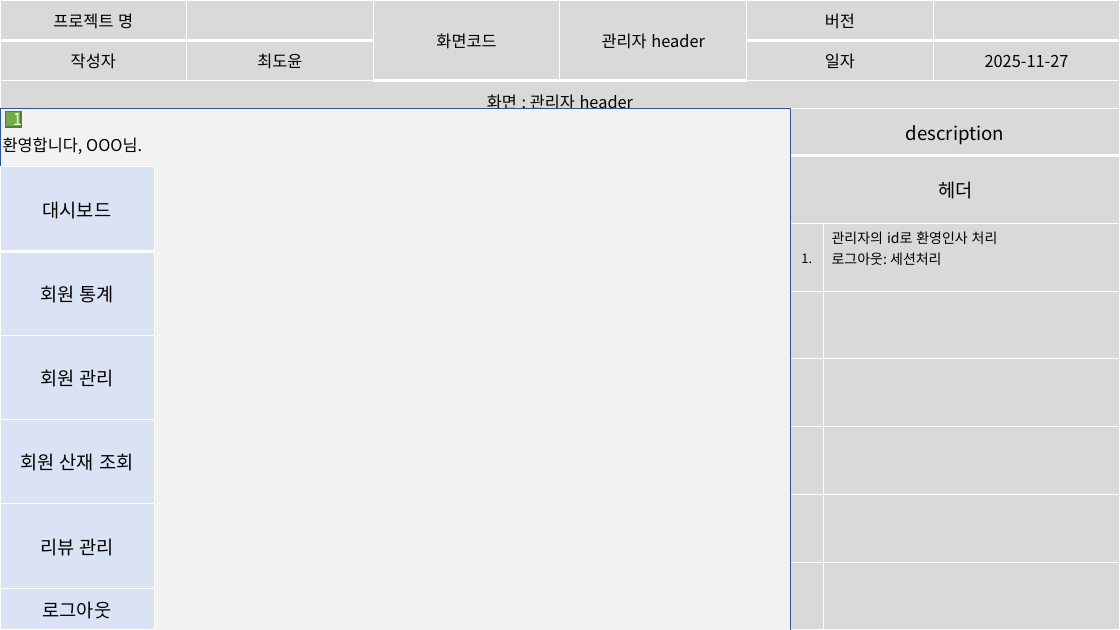
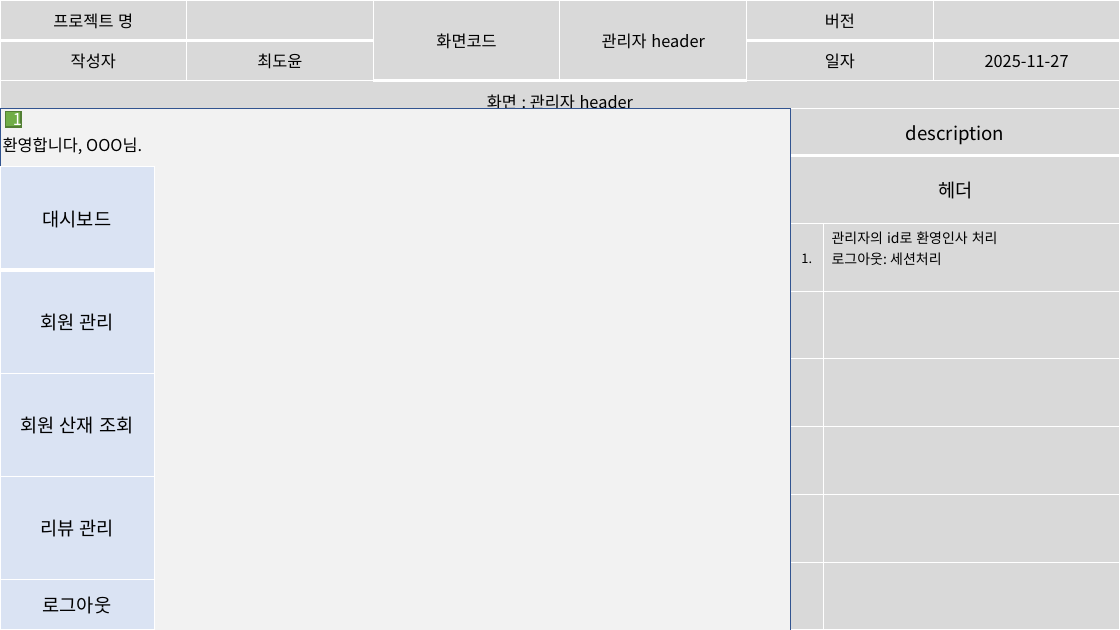
Before and after one commit to imyongchan/source, a slide deck: slide 53 of 종합기획/종합/스토리보드_종합중.pptx (slide 54 before the commit). Drawn at 1120x630 pixels with LibreOffice and Linux fonts; fonts in the diff are those of the drawing. Boxes give left, top, right and bottom in pixels: in the first picture for what was removed or moved away, otherwise in the second. Text is boxed around its words. In the diff, an @@ line names an element or a change of style, - is before the commit and + after.

```diff
--- a/종합기획/종합/스토리보드_종합중.pptx
+++ b/종합기획/종합/스토리보드_종합중.pptx
@@ table at (x1=0, y1=167, x2=154, y2=630) @@
-row 2: 회원 통계
```
Also in this commit, not shown: 1 other slide changed, 5 slides added, 1 slide removed.
